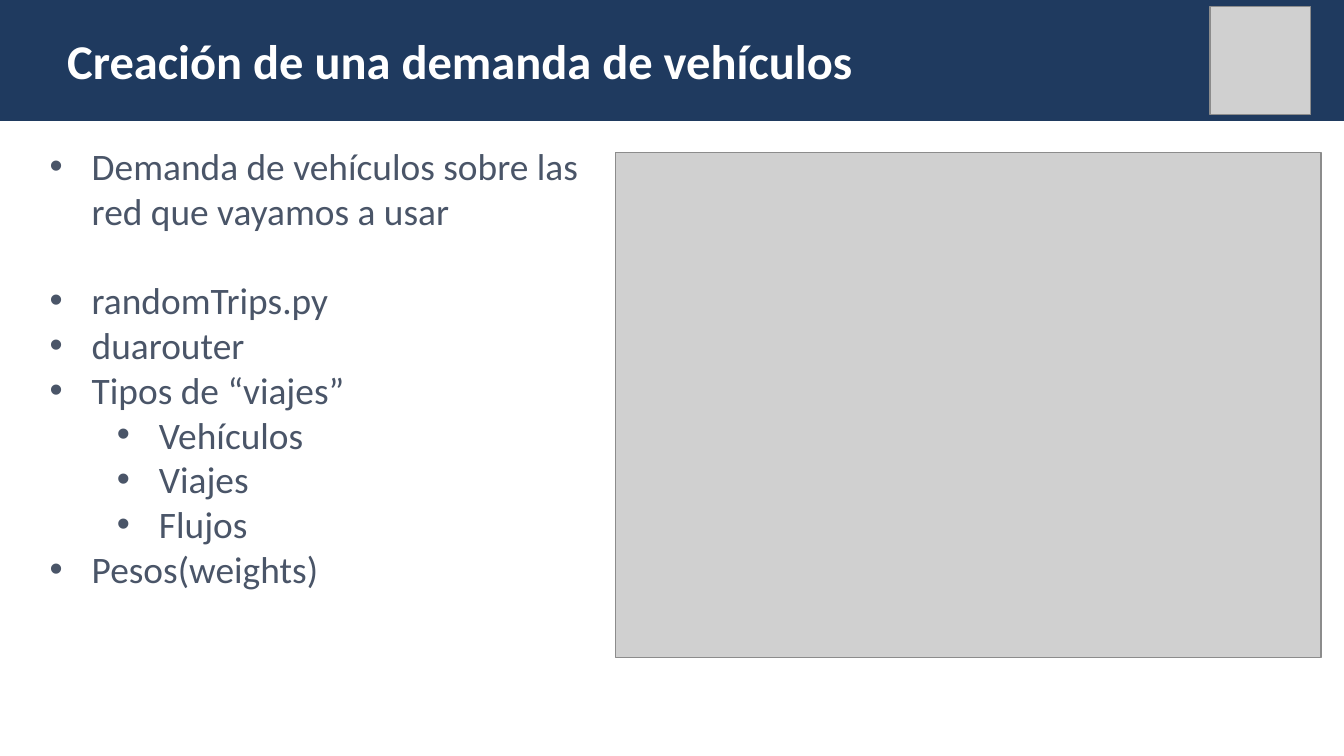
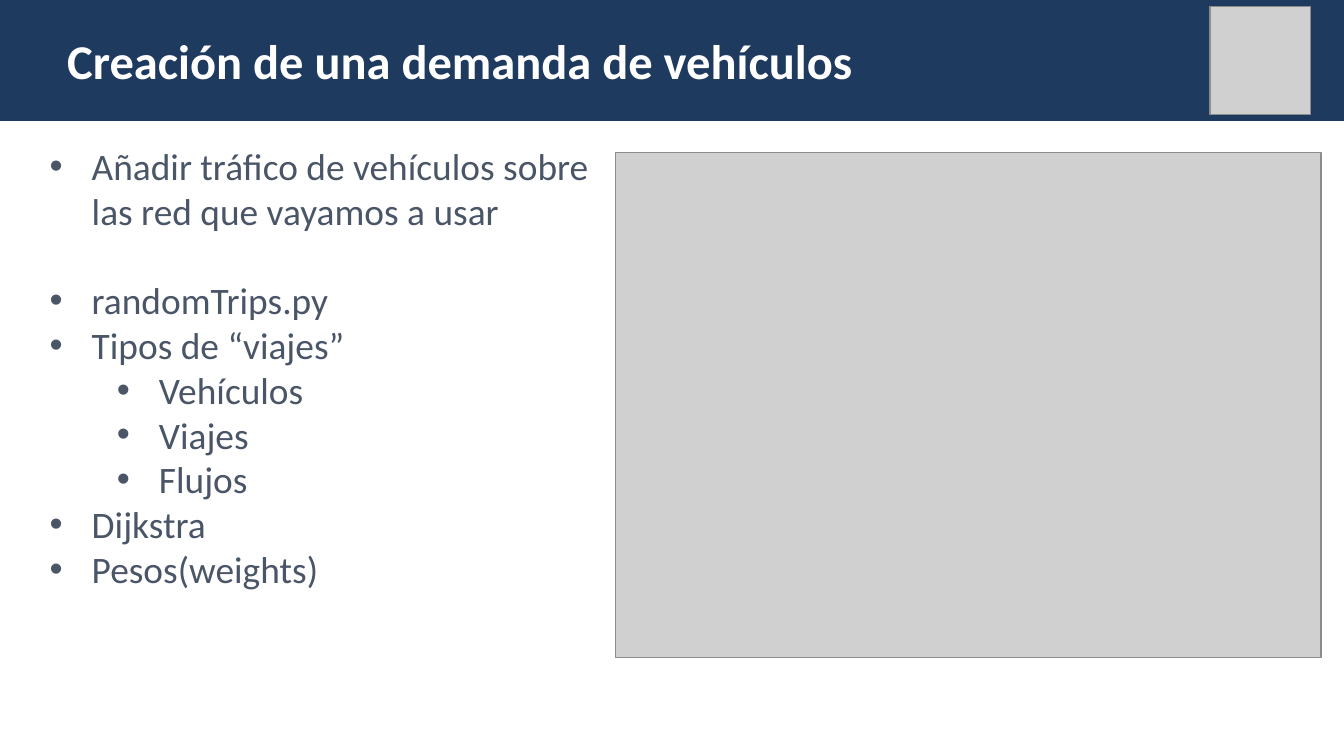
Before and after one commit to owsei/SUMO_presentacion, a slide deck: slide 13 of Presentacion_SUMO.pptx (slide 12 before the commit). Drawn at 1344x756 pixels with LibreOffice and Linux fonts; fonts in the diff are those of the drawing; grey boxes stand for pictures. Boxes give left, top, right and bottom in pixels: in the first picture for what was removed or moved away, otherwise in the second. Text is boxed around its words. In the diff, an @@ line names an element or a change of style, - is before the commit and + after.

```diff
--- a/Presentacion_SUMO.pptx
+++ b/Presentacion_SUMO.pptx
@@ text at bbox=[92, 154, 588, 231]: text changed @@
-• Demanda de vehículos sobre las red que vayamos a usar
+• Añadir tráfico de vehículos sobre las red que vayamos a usar
@@ text at bbox=[92, 333, 245, 360]: paragraph removed @@
-• duarouter
@@ text at bbox=[92, 512, 206, 545]: paragraph added @@
+• Dijkstra
```
Also in this commit, not shown: 9 other slides changed, 2 slides added, 1 slide removed.
